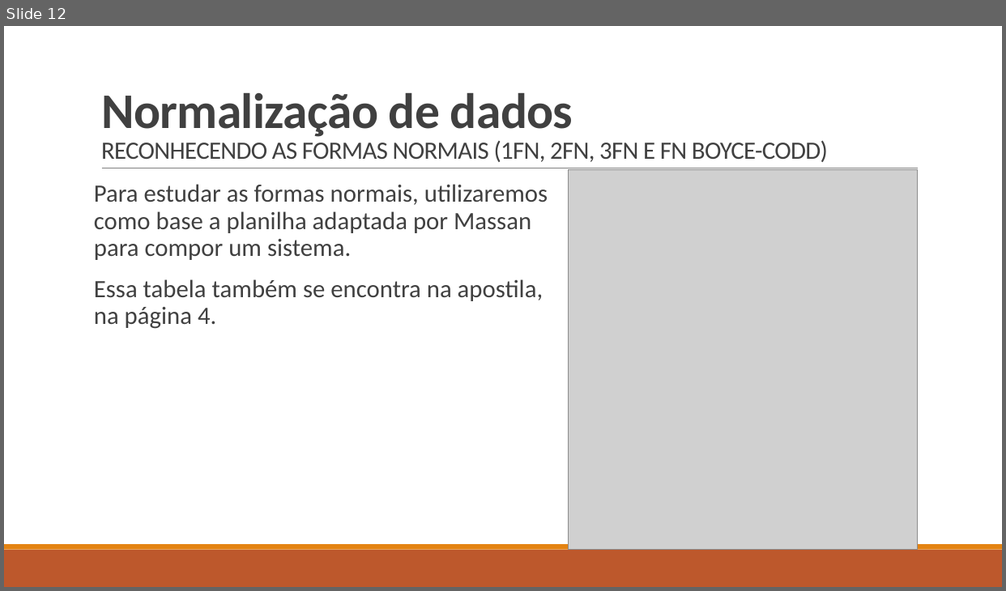
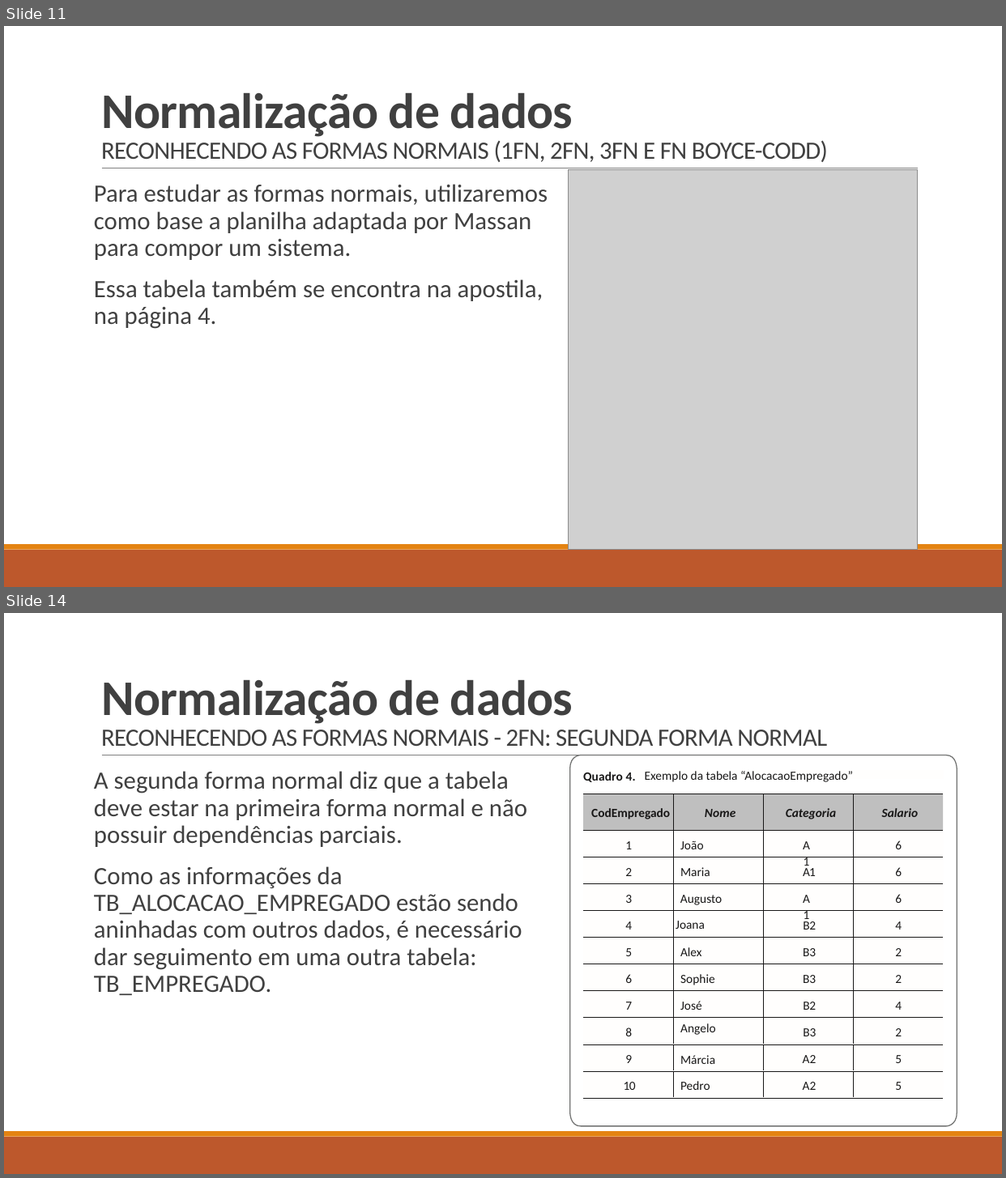
Before and after one commit to LucasHerculanoAmaro/Minhas-Aulas, a slide deck: Euripedes Simões de Paula/Banco de Dados/Aula 6/Normalização de dados.pptx. Shown one above the other, each under a label of ours: slide 12 before the commit, slides 11 and 14 after it; the slides between them are not shown. The pictures are 1006x591 and 1006x1178 pixels, drawn with LibreOffice and Linux fonts; fonts in the diff are those of the drawing; grey boxes stand for pictures. Boxes give left, top, right and bottom in pixels: in the first picture for what was removed or moved away, otherwise in the second. Text is boxed around its words. In the diff, an @@ line names an element or a change of style, - is before the commit and + after.

Commit message:
Adicionando aula 6 de Banco de Dados

```diff
--- a/Euripedes Simões de Paula/Banco de Dados/Aula 6/Normalização de dados.pptx
+++ b/Euripedes Simões de Paula/Banco de Dados/Aula 6/Normalização de dados.pptx
@@ slide 14 added at box(4, 613, 1002, 1174), background #FFFFFF; not listed: 3 template elements that a slide beside it also shows @@
@@ title added at box(101, 680, 827, 747), 24 pt, text #404040 @@
+Normalização de dados
+RECONHECENDO AS FORMAS NORMAIS - 2FN: SEGUNDA FORMA NORMAL
@@ text added at box(94, 771, 527, 995), 24 pt, text #404040 @@
+A segunda forma normal diz que a tabela deve estar na primeira forma normal e não possuir dependências parciais.
+Como as informações da TB_ALOCACAO_EMPREGADO estão sendo aninhadas com outros dados, é necessário dar seguimento em uma outra tabela: TB_EMPREGADO.
@@ group added at box(570, 756, 957, 1127): 88 freeform shapes, 46 texts @@
+CodEmpregado
+Nome
+Categoria
+Salario
+1
+João
+A1
+6
+2
+Maria
+A1
+6
+3
+Augusto
+A1
+6
+4
+Joana
+B2
+4
+5
+Alex
+B3
+2
+6
+Sophie
+B3
+2
+7
+José
+B2
+4
+8
+Angelo
+B3
+2
+9
+Márcia
+A2
+5
+10
+Pedro
+A2
+5
+Quadro 4.
+Exemplo da tabela “AlocacaoEmpregado”
@@ what was slide 12 is now slide 11 @@
```
Also in this commit, not shown: 1 slide changed, 7 other slides added, 1 slide removed, 9 other files.
